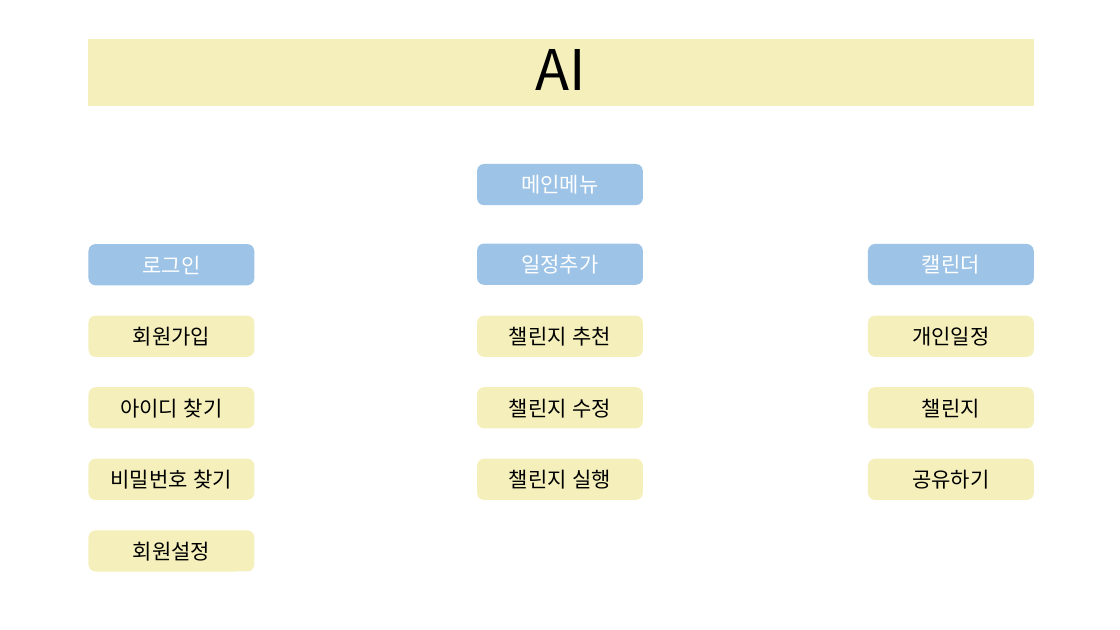
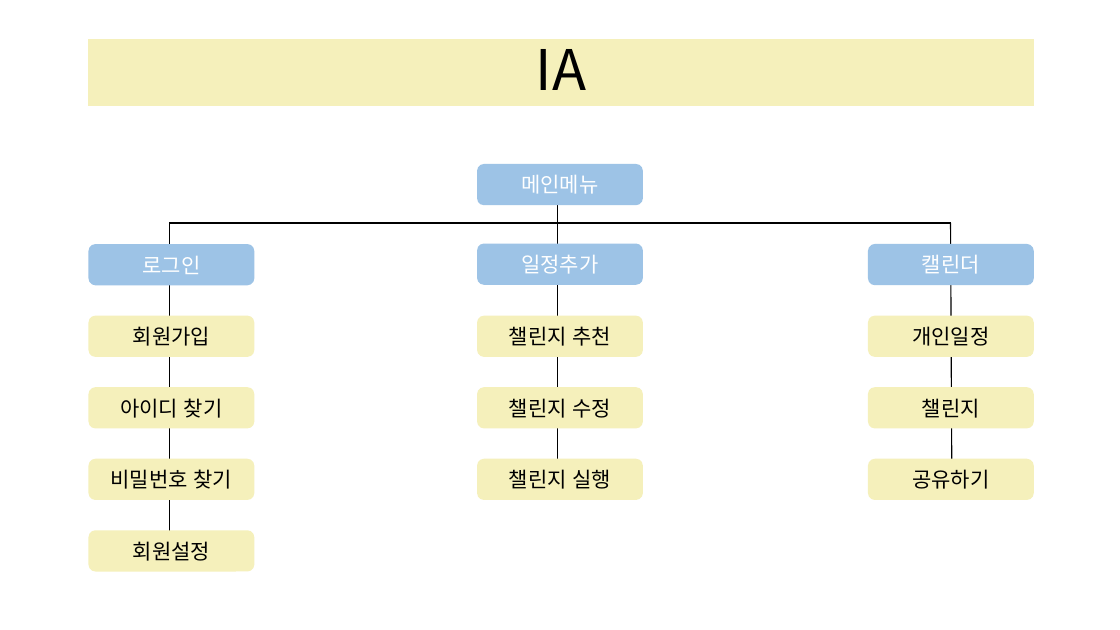
Before and after one commit to elquineas/elquineas.github.io, a slide deck: slide 9 of 갓생살기_ver2(김도연).pptx (slide 6 before the commit). Drawn at 1120x630 pixels with LibreOffice and Linux fonts; fonts in the diff are those of the drawing. Boxes give left, top, right and bottom in pixels: in the first picture for what was removed or moved away, otherwise in the second. Text is boxed around its words. In the diff, an @@ line names an element or a change of style, - is before the commit and + after.

Commit message:
ppt_수정_2

```diff
--- a/갓생살기_ver2(김도연).pptx
+++ b/갓생살기_ver2(김도연).pptx
@@ text in rectangle at [536,33,586,90]: text changed @@
-AI
+IA
@@ line added from (557, 184) to (557, 485), #000000 1 pt @@
@@ line added from (951, 223) to (170, 223), #000000 1 pt @@
@@ line added from (170, 223) to (170, 562), #000000 1 pt @@
@@ line added from (951, 223) to (952, 485), #000000 1 pt @@
```
